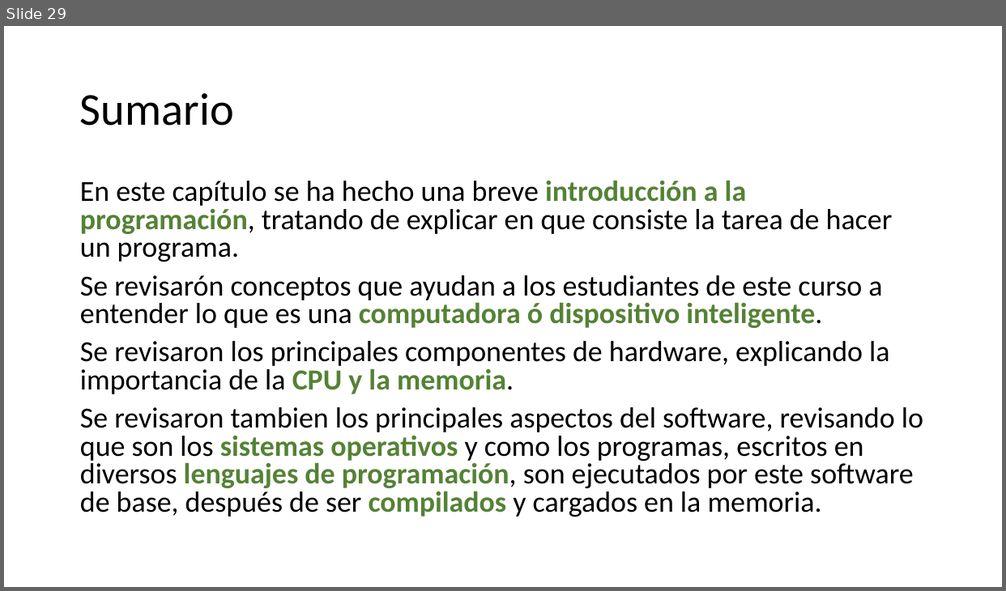
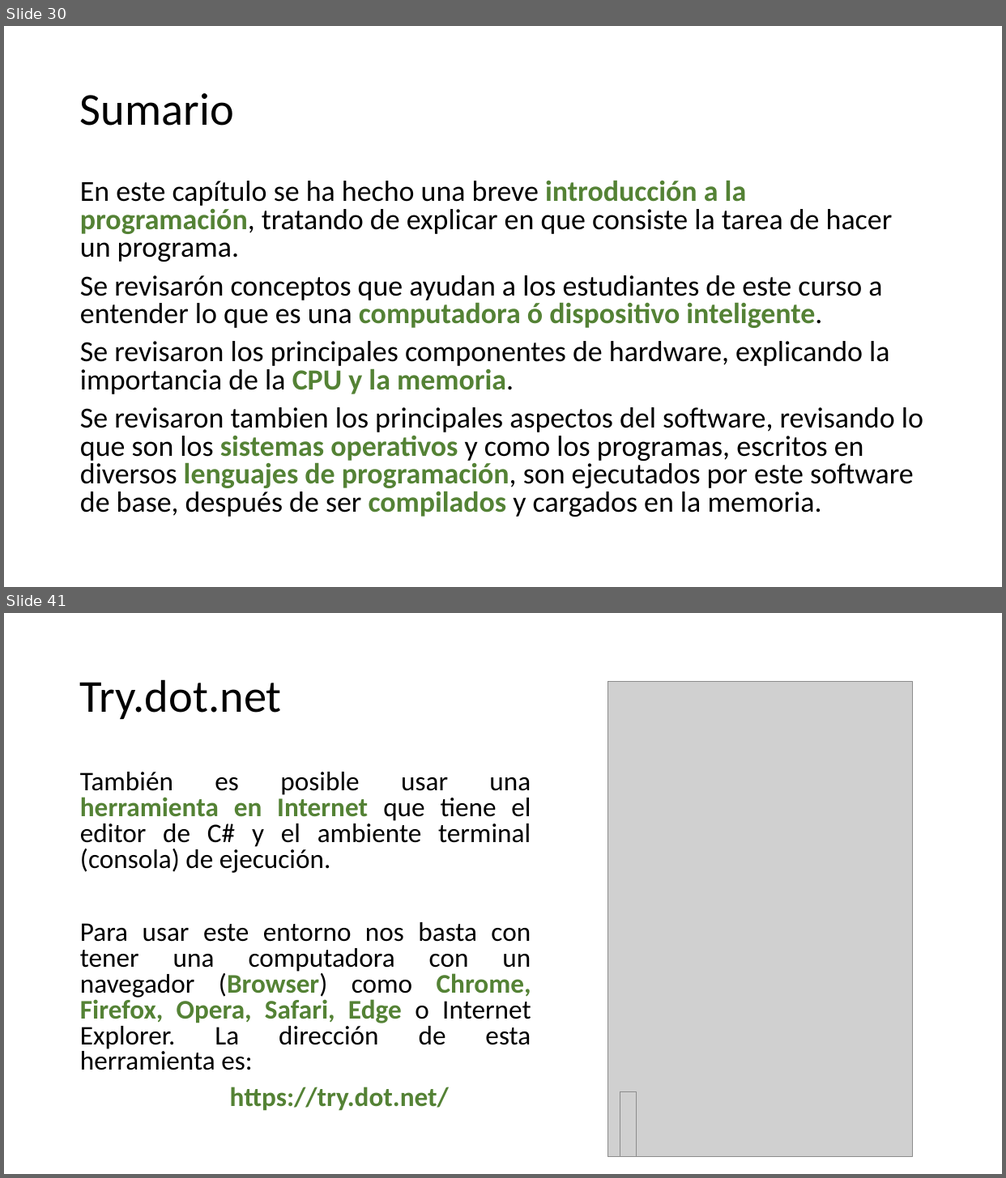
Before and after one commit to AlbertOsinaga/CursoCSharp__8, a slide deck: C# para principiantes.pptx. Shown one above the other, each under a label of ours: slide 29 before the commit, slides 30 and 41 after it; the slides between them are not shown. The pictures are 1006x591 and 1006x1178 pixels, drawn with LibreOffice and Linux fonts; fonts in the diff are those of the drawing; grey boxes stand for pictures. Boxes give left, top, right and bottom in pixels: in the first picture for what was removed or moved away, otherwise in the second. Text is boxed around its words. In the diff, an @@ line names an element or a change of style, - is before the commit and + after.

```diff
--- a/C# para principiantes.pptx
+++ b/C# para principiantes.pptx
@@ slide 41 added at [4, 613, 1002, 1174], background #FFFFFF @@
@@ title added at [80, 679, 282, 719], 44 pt, text #000000 @@
+Try.dot.net
@@ picture added at [608, 681, 913, 1157] @@
@@ text added at [80, 772, 531, 1111], 25.9 pt, text #000000 @@
+También es posible usar una herramienta en Internet que tiene el editor de C# y el ambiente terminal (consola) de ejecución.
+Para usar este entorno nos basta con tener una computadora con un navegador (Browser) como Chrome, Firefox, Opera, Safari, Edge o Internet Explorer. La dirección de esta herramienta es:
+https://try.dot.net/
@@ picture added at [620, 1093, 637, 1158] @@
@@ what was slide 29 is now slide 30 @@
```
Also in this commit, not shown: 1 slide changed, 17 other slides added, 11 other files.
